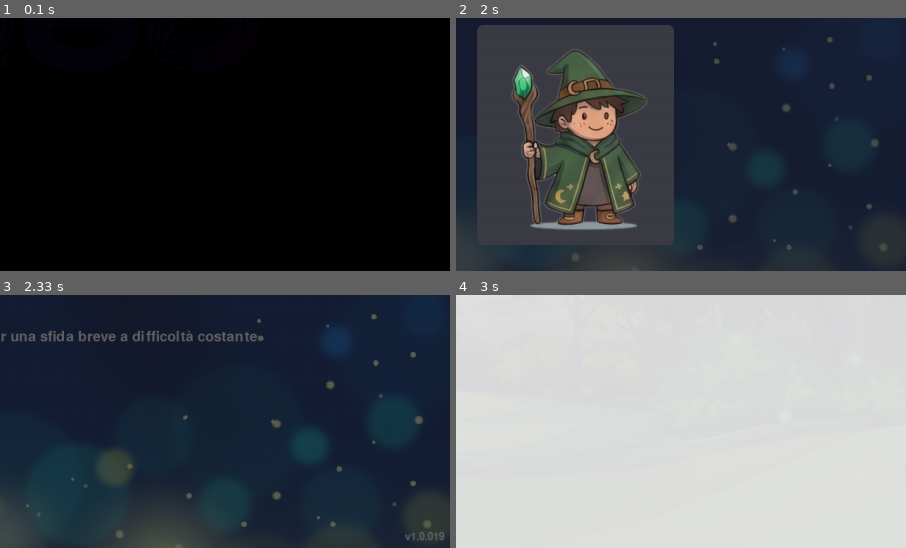
Above: before the commit, frames 1-4 (two rows, left to right).
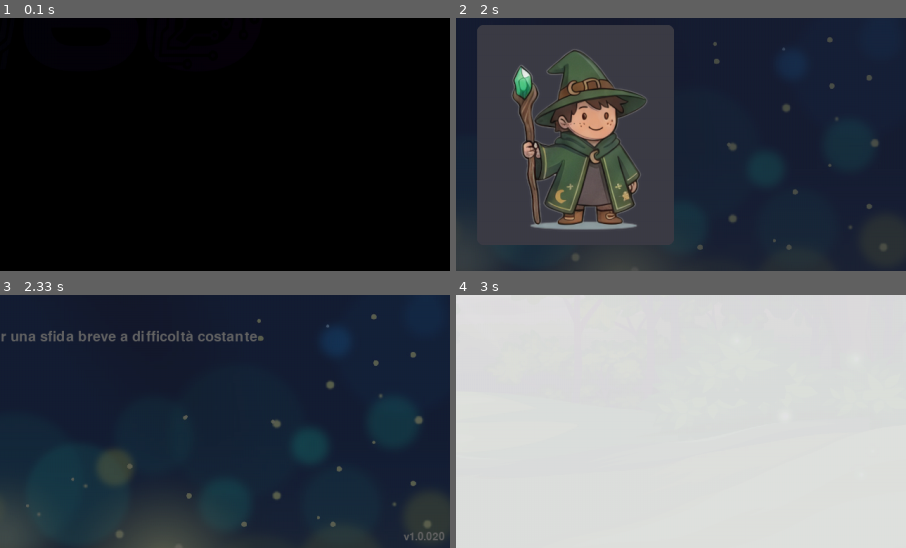
Above: after the commit, the same moments.

Repository: thefactor82/math-wizard
Game: pygame game, started from math-wizard.py
Two runs of this game, one before a commit and one after it. Both use one fixed random seed, a clock stepped at 60 frames per second and the inputs below.
Inputs (mouse positions are % of the whole screen's width and height, from its top left):
- Up to frame 1 (0.1 s): no input
- Up to frame 2 (2 s): hold Left 0.33-0.87 s; hold Down 0.9-1.2 s; move the mouse to (48, 62) at 0.93 s; click "Nuovo profilo" at 1.28 s; type "a" at 1.57 s; type "nn" at 1.67 s; tap Enter at 1.9 s
- Up to frame 3 (2.33 s): click (63, 73) at 2.05 s
- Up to frame 4 (3 s): tap Enter at 2.33, 2.67 s
The pictures show only the part of the screen within x 50-100%, y 50-100%; the shares and areas given below are measured in that part.

Frames 1-2 are identical in both runs. In frame 3, 0.1% of the frame differs, in the area x 89-99%, y 93-97%; in frame 4, nothing differs.

Commit message:
1.0.020 macOS: data esterna accanto all'app e ri-firma ad-hoc (fix 'app modificata o danneggiata')

Diff:
--- a/math-wizard.py
+++ b/math-wizard.py
@@ -13,11 +13,15 @@
 def resource_path (relative ):
     return os .path .join (getattr (sys ,'_MEIPASS',os .path .dirname (os .path .abspath (__file__ ))),relative )
 
+def app_base_dir ():
+    if getattr (sys ,'frozen',False )and sys .platform =="darwin"and os .path .basename (os .path .dirname (os .path .dirname (sys .executable )))=="Contents":
+        return os .path .normpath (os .path .join (os .path .dirname (sys .executable ),"..","..",".."))
+    return os .path .dirname (sys .executable )if getattr (sys ,'frozen',False )else os .path .dirname (os .path .abspath (__file__ ))
+
 def data_path (relative ):
-    base =os .path .dirname (sys .executable )if getattr (sys ,'frozen',False )else os .path .dirname (os .path .abspath (__file__ ))
-    return os .path .join (base ,relative )
-
-PROFILES_DIR =os .path .join (os .path .dirname (sys .executable ),"profiles")if getattr (sys ,'frozen',False )else "profiles"
+    return os .path .join (app_base_dir (),relative )
+
+PROFILES_DIR =os .path .join (app_base_dir (),"profiles")if getattr (sys ,'frozen',False )else "profiles"
 
 WIZARD_LIVES =3
 DEFAULT_TIMEOUT =12
@@ -499,7 +503,7 @@
         self .story_idx =0
         self .num_story_levels =sum (1 for e in self .story_entries if e .get ("tipo")=="livello")
 
-        self .version ="1.0.019"
+        self .version ="1.0.020"
 
         self .profiles =[]
         self .current_profile =""
Not shown, changed: .github/workflows/build-macos.yml
Not shown, changed: MathWizard-mac.spec
